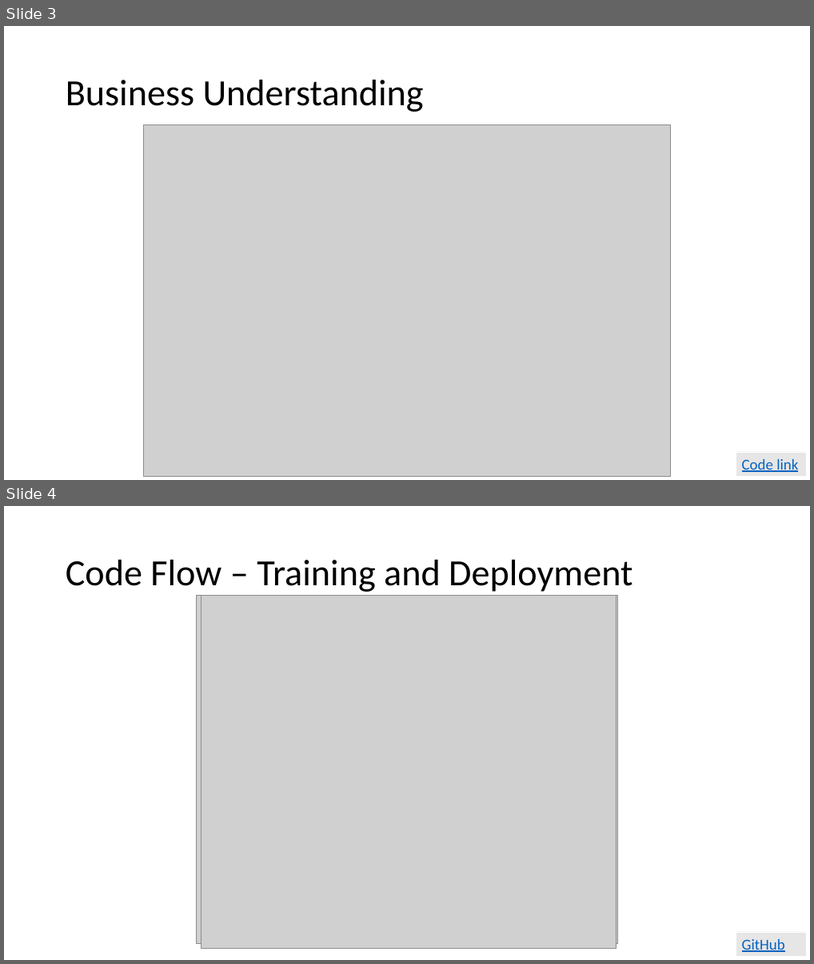
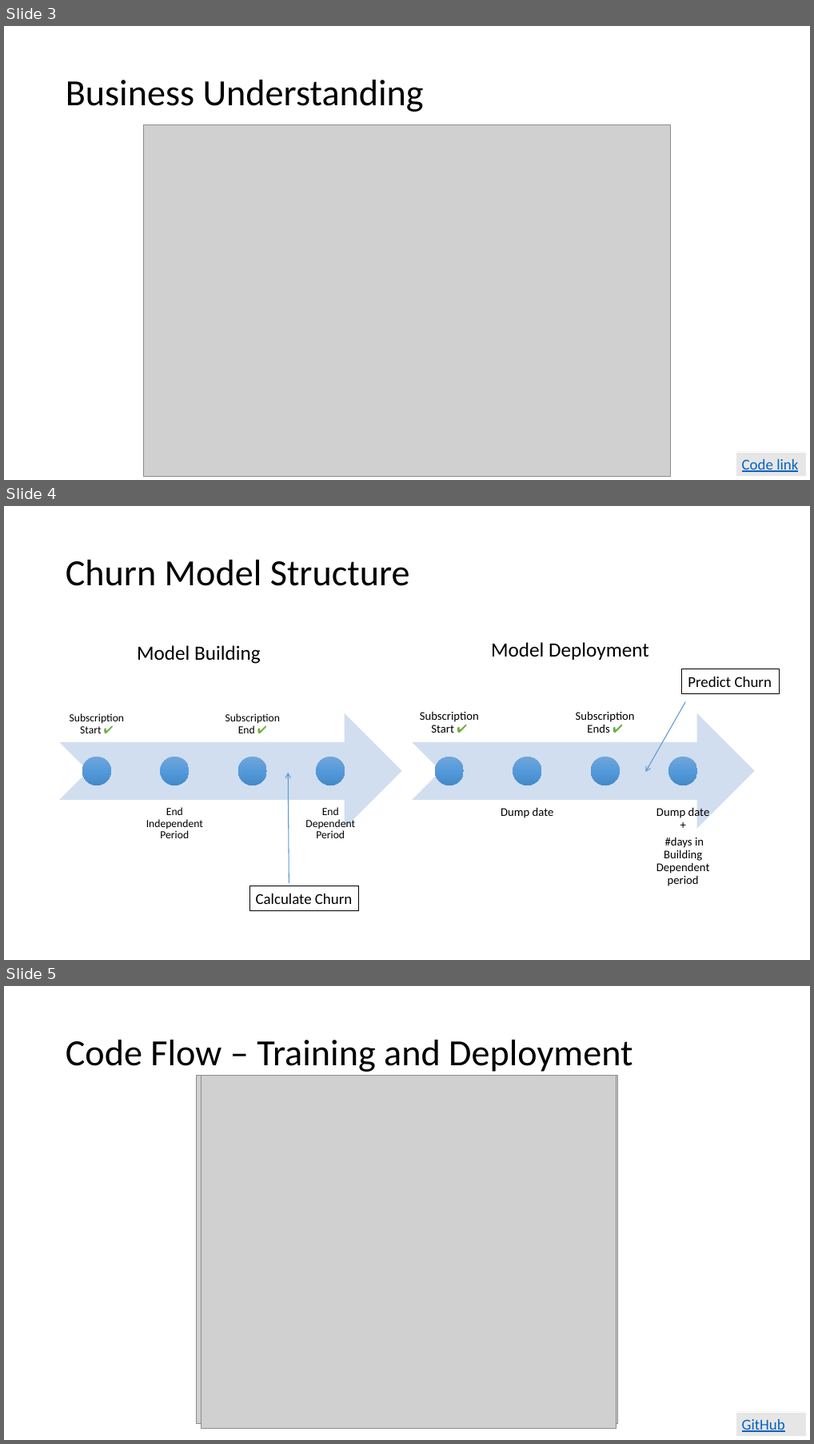
Before and after one commit to rerwin21/customer_analytics, a slide deck: defection/Customer Defection.pptx. Shown one above the other, each under a label of ours: slides 3 and 4 before the commit, slides 3, 4 and 5 after it. The pictures are 814x964 and 814x1444 pixels, drawn with LibreOffice and Linux fonts; fonts in the diff are those of the drawing; grey boxes stand for pictures. Boxes give left, top, right and bottom in pixels: in the first picture for what was removed or moved away, otherwise in the second. Text is boxed around its words. In the diff, an @@ line names an element or a change of style, - is before the commit and + after.

Commit message:
Added model slide to powerpoint

```diff
--- a/defection/Customer Defection.pptx
+++ b/defection/Customer Defection.pptx
@@ slide 4 added at box(4, 506, 810, 960), background #FFFFFF @@
@@ title added at box(66, 560, 410, 586), 44 pt, text #000000 @@
+Churn Model Structure
@@ text added at box(137, 645, 261, 664), 24 pt, text #000000 @@
+Model Building
@@ text added at box(491, 642, 650, 660), 24 pt, text #000000 @@
+Model Deployment
@@ rectangle added at box(682, 668, 779, 693), outline #000000 0.75 pt, 18 pt, text #000000 @@
+Predict Churn
@@ arrow added from (686, 702) to (646, 772), #5B9BD5 1 pt @@
@@ group added at box(60, 713, 402, 838): 4 texts, 4 ellipses, 1 notched right arrow @@
+Subscription Start ✔
+End Independent Period
+Subscription End ✔
+End Dependent Period
@@ group added at box(412, 711, 755, 886): 4 texts, 4 ellipses, 1 notched right arrow @@
+Subscription Start ✔
+Dump date
+Subscription Ends ✔
+Dump date +
+#days in Building Dependent period
@@ arrow added from (289, 883) to (288, 772), #5B9BD5 1 pt @@
@@ rectangle added at box(250, 886, 358, 910), outline #000000 0.75 pt, 18 pt, text #000000 @@
+Calculate Churn
@@ what was slide 4 is now slide 5 @@
```
